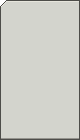
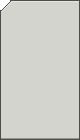
Layers edited between the first and the second 80 x 140 image:
painted on "Layer 1" over box(0, 0, 11, 12)
painted on "Layer 2" over box(1, 2, 9, 10)
